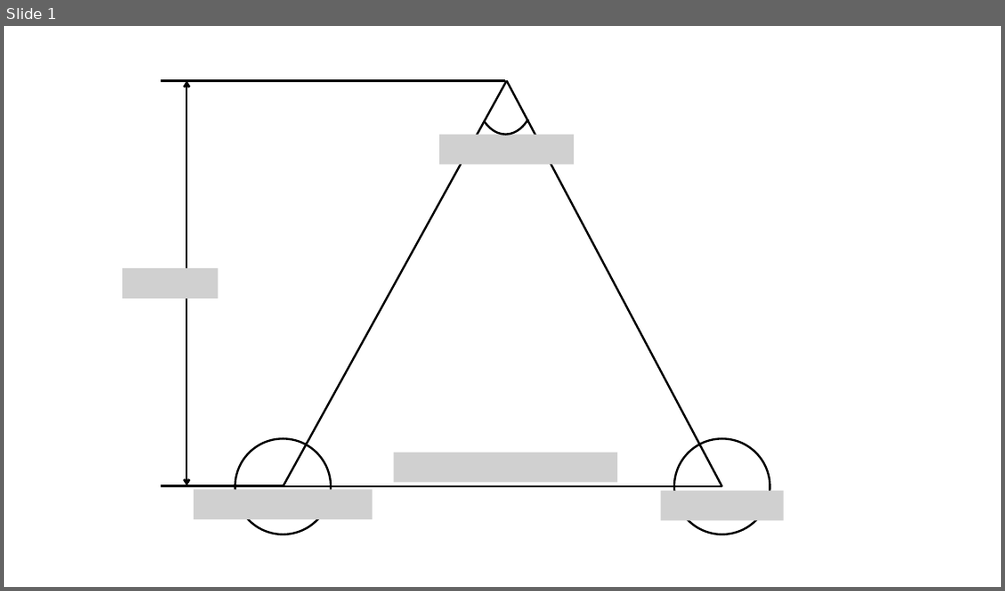
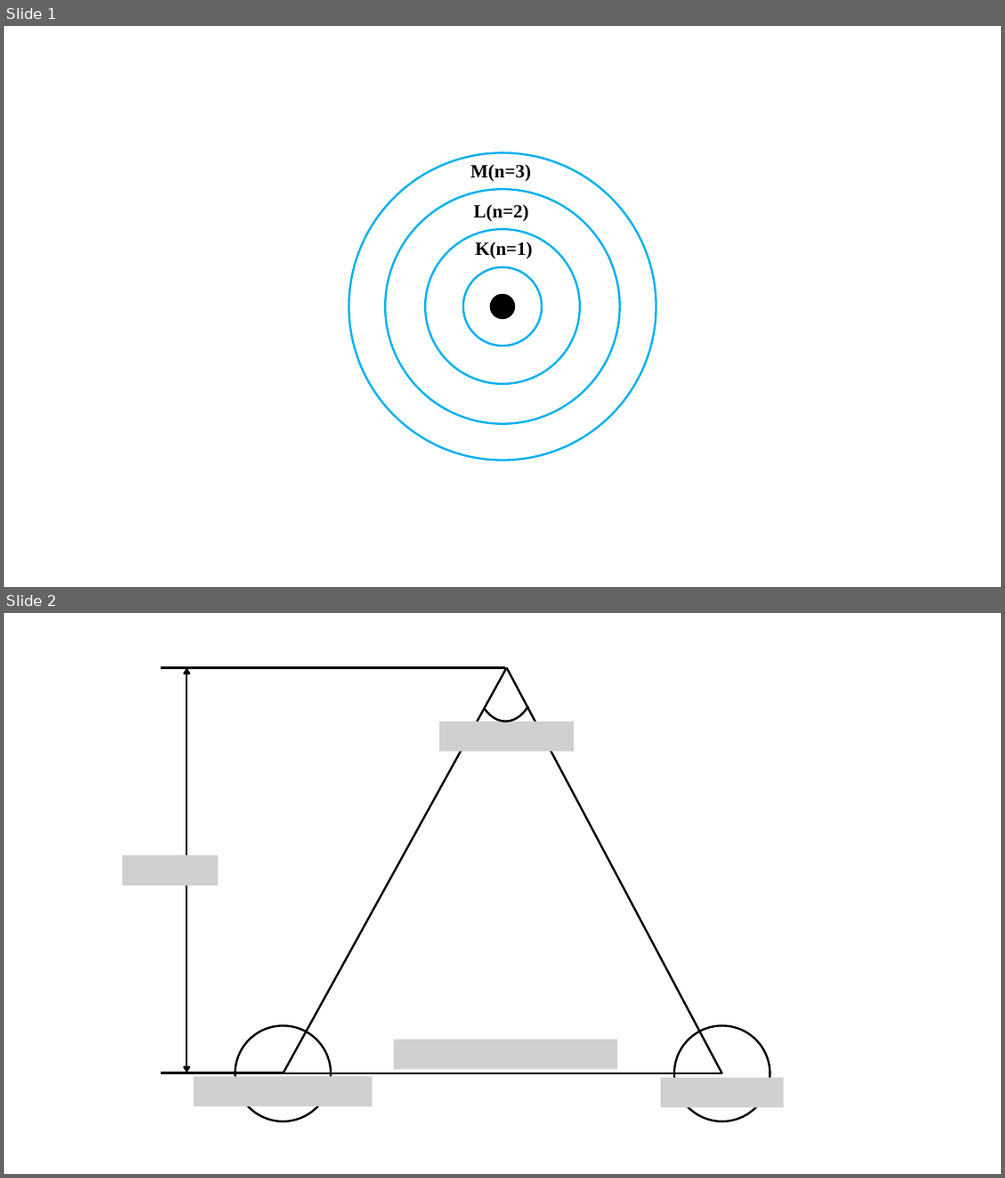
Before and after one commit to Fish-Ash/FishWisdom, a slide deck: PPT/el.pptx. Shown one above the other, each under a label of ours: slide 1 before the commit, slides 1 and 2 after it. The pictures are 1005x591 and 1005x1178 pixels, drawn with LibreOffice and Linux fonts; fonts in the diff are those of the drawing; grey boxes stand for pictures. Boxes give left, top, right and bottom in pixels: in the first picture for what was removed or moved away, otherwise in the second. Text is boxed around its words. In the diff, an @@ line names an element or a change of style, - is before the commit and + after.

```diff
--- a/PPT/el.pptx
+++ b/PPT/el.pptx
@@ slide 1 added at box(4, 26, 1001, 587), background #FFFFFF @@
@@ ellipse added at box(348, 153, 656, 460), outline #00B0F0 2 pt @@
@@ text added at box(470, 164, 531, 181), 18 pt, text #000000, bold @@
+M(n=3)
@@ ellipse added at box(386, 189, 620, 424), outline #00B0F0 2 pt @@
@@ text added at box(474, 204, 529, 222), 18 pt, text #000000, bold @@
+L(n=2)
@@ ellipse added at box(425, 230, 580, 384), outline #00B0F0 2 pt @@
@@ text added at box(475, 241, 532, 259), 18 pt, text #000000, bold @@
+K(n=1)
@@ ellipse added at box(463, 267, 542, 346), outline #00B0F0 2 pt @@
@@ ellipse added at box(490, 295, 515, 319), fill #000000, outline #000000 1 pt @@
@@ what was slide 1 is now slide 2 @@
```
Also in this commit, not shown: 1 slide removed, 39 other files.
